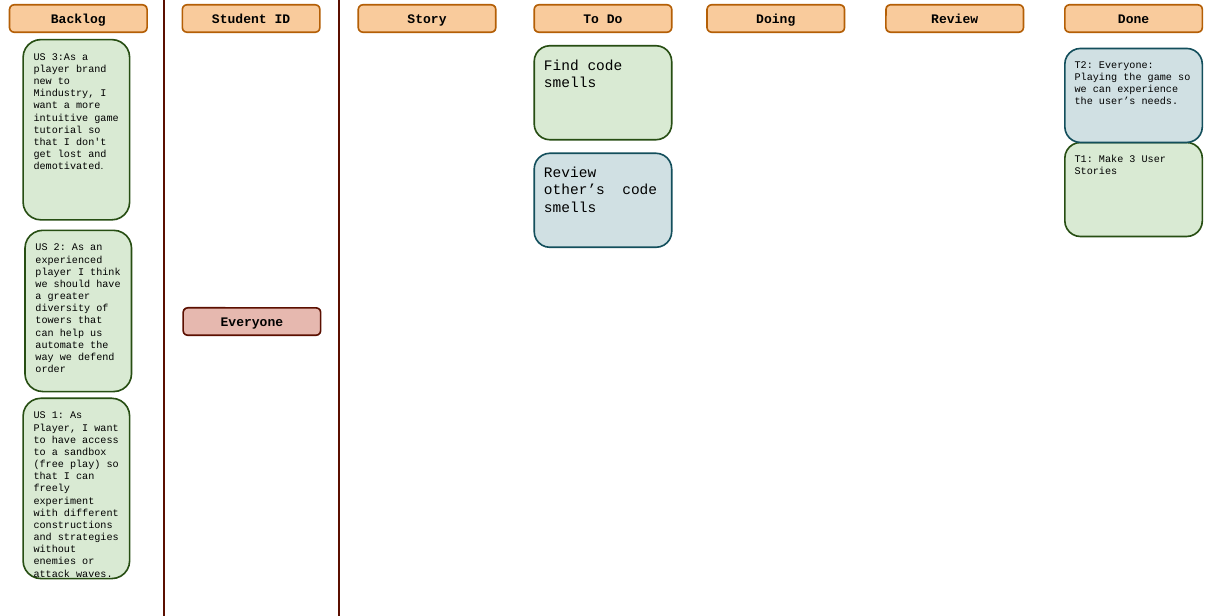
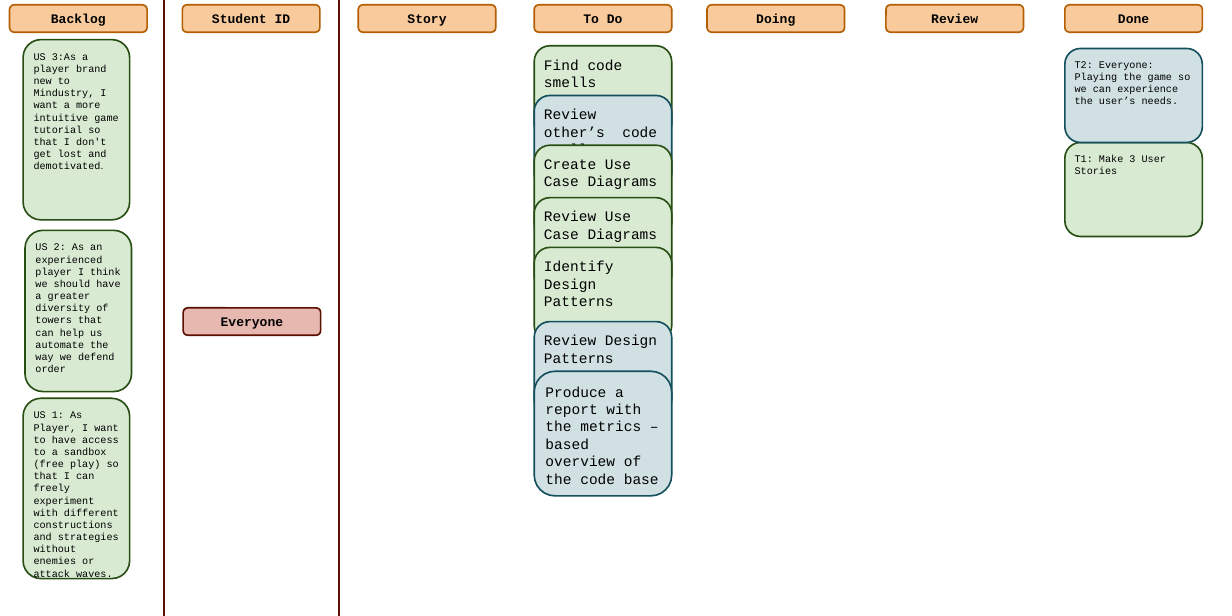
Before and after one commit to FranRod2310/ProjectsSoftwareEngineeringCourse, a slide deck: slide 4 of SE202526/Management/Sprint3/Scrum_Board_Sprint 3.pptx. Drawn at 1232x616 pixels with LibreOffice and Linux fonts; fonts in the diff are those of the drawing. Boxes give left, top, right and bottom in pixels: in the first picture for what was removed or moved away, otherwise in the second. Text is boxed around its words. In the diff, an @@ line names an element or a change of style, - is before the commit and + after.

```diff
--- a/SE202526/Management/Sprint3/Scrum_Board_Sprint 3.pptx
+++ b/SE202526/Management/Sprint3/Scrum_Board_Sprint 3.pptx
@@ rounded rectangle "Review other’s code smells": place and size @@
-rounded rectangle "Review other’s code smells" at [534,153,672,247]
+rounded rectangle "Review other’s code smells" at [534,95,672,189]
@@ rounded rectangle added at [534,145,672,239], fill #D9EAD3, outline #274E13 2.25 pt, 20 pt, text #000000 @@
+Create Use Case Diagrams
@@ rounded rectangle added at [534,198,672,292], fill #D9EAD3, outline #274E13 2.25 pt, 20 pt, text #000000 @@
+Review Use Case Diagrams
@@ rounded rectangle added at [534,247,672,341], fill #D9EAD3, outline #274E13 2.25 pt, 20 pt, text #000000 @@
+Identify Design Patterns
@@ rounded rectangle added at [534,322,672,416], fill #D0E0E3, outline #134F5C 2.25 pt, 20 pt, text #000000 @@
+Review Design Patterns
@@ rounded rectangle added at [534,371,672,496], fill #D0E0E3, outline #134F5C 2.25 pt, 20 pt, text #000000 @@
+Produce a report with the metrics – based overview of the code base
```
Also in this commit, not shown: 1 other slide changed, 3 slides added, 2 other files.
